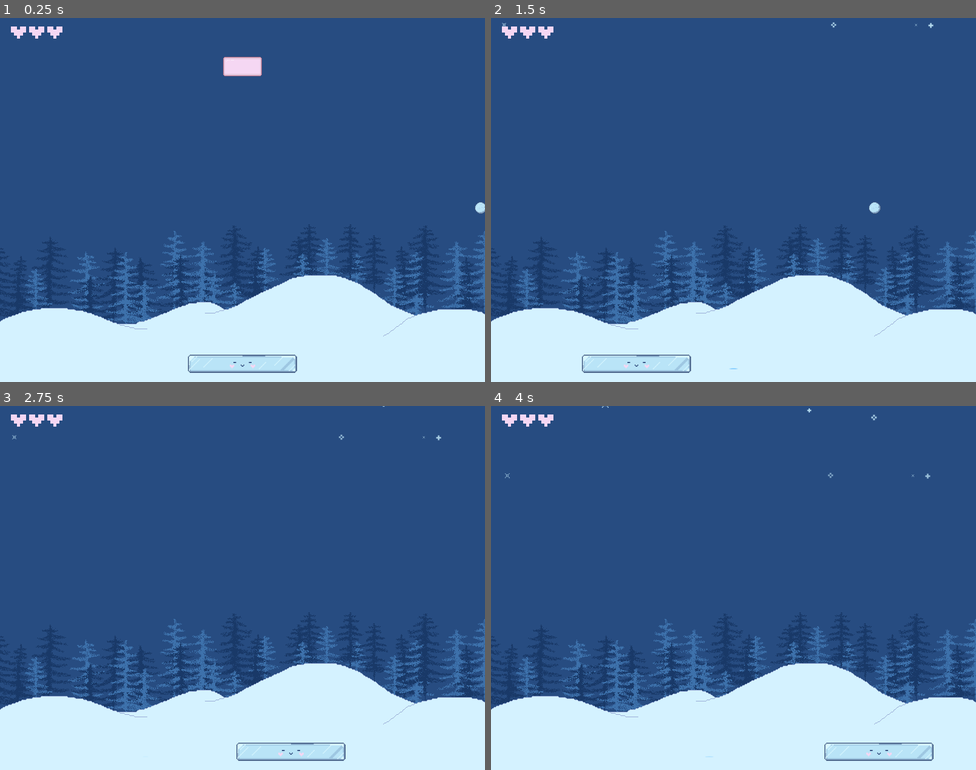
Above: before the commit, frames 1-4 (two rows, left to right).
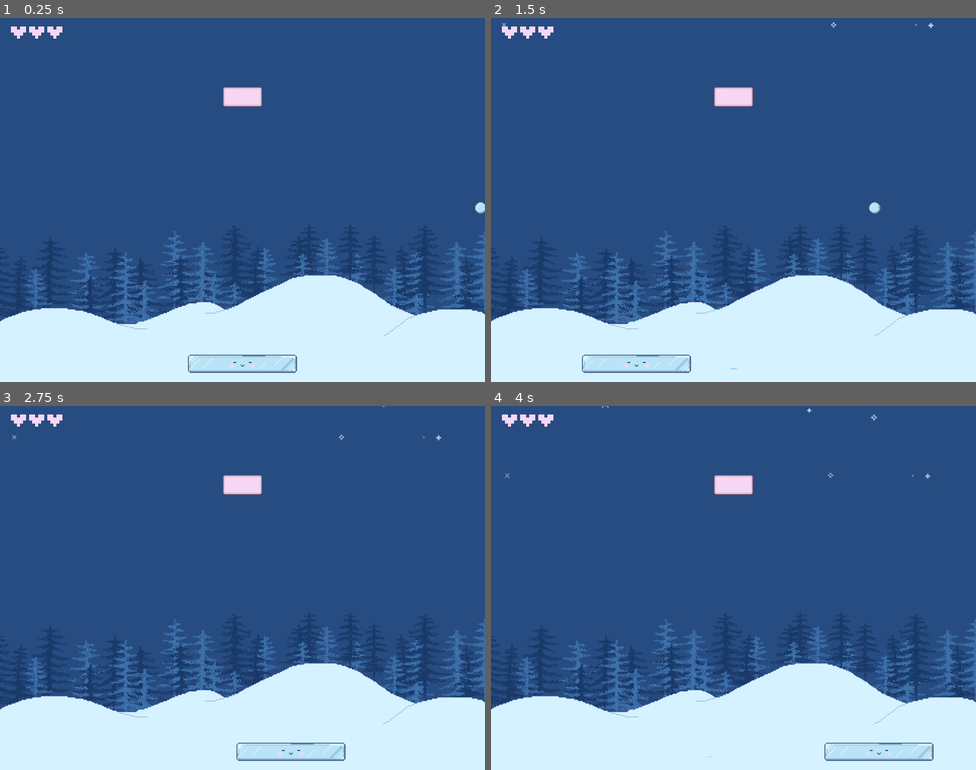
Above: after the commit, the same moments.

Repository: aysieelf/Snow-Break
Game: Godot game, scene res://levels/scenes/main_scene.tscn
Same seed, same stepped clock (60 frames per second), same inputs: the game is played once before the commit and once after it.
Inputs (mouse positions are in pixels of both pictures, inside the frame that each line leads up to):
- Up to frame 1 (0.25 s): no input
- Up to frame 2 (1.5 s): tap Enter at 0.5 s; move the mouse to (733, 65) at 0.52 s; click (733, 65) at 0.67 s; move the mouse to (636, 218) at 1.27 s; click (636, 218) at 1.42 s
- Up to frame 3 (2.75 s): tap Space at 2 s; move the mouse to (291, 507) at 2.02 s; click (291, 507) at 2.17 s
- Up to frame 4 (4 s): move the mouse to (709, 660) at 2.77 s; click (709, 660) at 2.92 s; tap Enter at 3.5 s; move the mouse to (879, 642) at 3.52 s; click (879, 642) at 3.67 s

The runs differ from the first frame. In frame 1, 0.8% of the frame differs, in the area x 46-54%, y 10-25%; in frame 2, 0.4%; in frame 3, 0.4%; in frame 4, 0.4%.

Commit message:
update: BirckContainer in game_play.tscn - position - columns

Diff:
--- a/winter-splinter/levels/scenes/game_play.tscn
+++ b/winter-splinter/levels/scenes/game_play.tscn
@@ -218,21 +218,24 @@
 position = Vector2(393, 313)
 texture = ExtResource("13_w37wn")
 
-[node name="Bricks" type="GridContainer" parent="GameEntities"]
-offset_right = 40.0
-offset_bottom = 40.0
-columns = 10
-
-[node name="Brick" type="Node2D" parent="GameEntities/Bricks"]
+[node name="BricksContainer" type="GridContainer" parent="GameEntities"]
+offset_top = 50.0
+offset_right = 800.0
+offset_bottom = 300.0
+theme_override_constants/h_separation = 5
+theme_override_constants/v_separation = 5
+columns = 24
+
+[node name="Brick" type="Node2D" parent="GameEntities/BricksContainer"]
 position = Vector2(400, 80)
 
-[node name="Brick" type="Area2D" parent="GameEntities/Bricks/Brick"]
+[node name="Brick" type="Area2D" parent="GameEntities/BricksContainer/Brick"]
 script = ExtResource("14_12bo2")
 
-[node name="NormalBrick1" type="Sprite2D" parent="GameEntities/Bricks/Brick/Brick"]
+[node name="NormalBrick1" type="Sprite2D" parent="GameEntities/BricksContainer/Brick/Brick"]
 texture = ExtResource("15_acb5b")
 
-[node name="BreakBrick" type="CPUParticles2D" parent="GameEntities/Bricks/Brick/Brick"]
+[node name="BreakBrick" type="CPUParticles2D" parent="GameEntities/BricksContainer/Brick/Brick"]
 emitting = false
 amount = 10
 lifetime = 0.35
@@ -247,5 +250,5 @@
 scale_amount_curve = SubResource("Curve_eb7ot")
 color = Color(0.960784, 0.843137, 0.952941, 1)
 
-[node name="CollisionShape2D" type="CollisionShape2D" parent="GameEntities/Bricks/Brick/Brick"]
+[node name="CollisionShape2D" type="CollisionShape2D" parent="GameEntities/BricksContainer/Brick/Brick"]
 shape = SubResource("RectangleShape2D_xbmfq")
